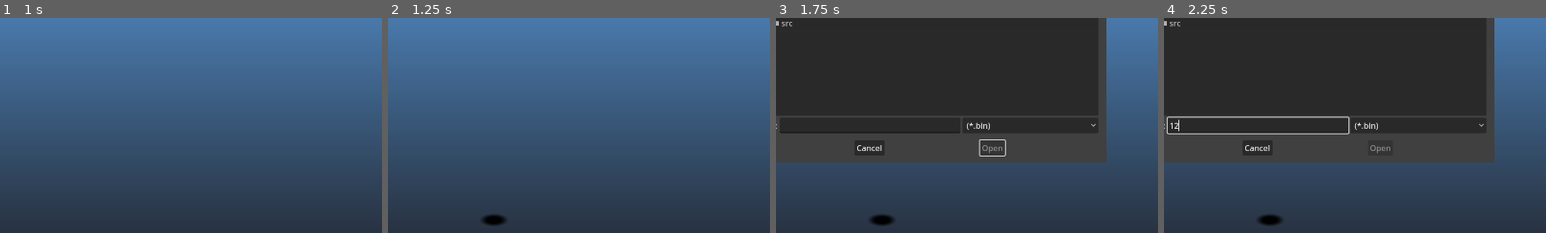
Above: before the commit, frames 1-4 (left to right).
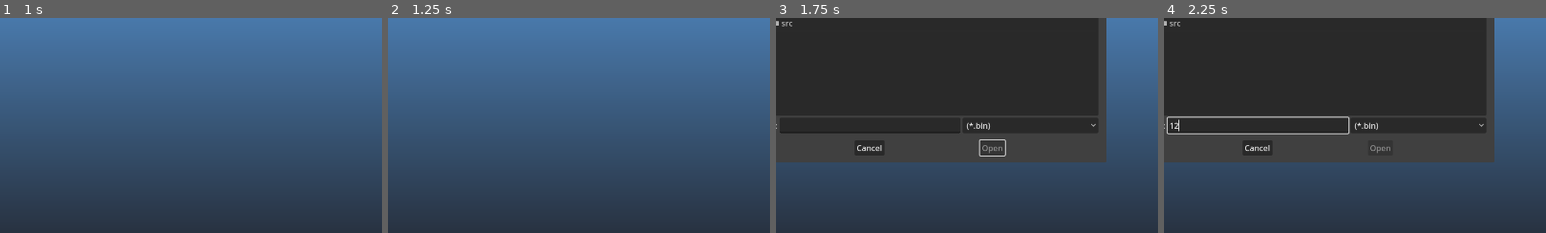
Above: after the commit, the same moments.

Repository: mrgudenheim/TacticsEngineG
Game: Godot game, scene res://src/Map/map_viewer.tscn
The game is run twice, just before and just after one commit, with the same random seed, the same clock (stepped at 60 frames per second) and the same inputs.
Inputs (mouse positions are % of the whole screen's width and height, from its top left):
- Up to frame 1 (1 s): tap Enter (ui_accept) at 0.5, 0.77 s; move the mouse to (72, 45) at 0.52 s; hold D from 0.53 s (still down); tap Down (camera_down) at 0.6 s; click (72, 45) at 0.67 s
- Up to frame 2 (1.25 s): keep holding D
- Up to frame 3 (1.75 s): release D at 1.25 s; click "Load ROM" at 1.25 s
- Up to frame 4 (2.25 s): click (48, 65) at 2.02 s; type "12" at 2.1 s
The pictures show only the part of the screen within x 36-86%, y 40-90%; the shares and areas given below are measured in that part.

Frame 1 is identical in both runs. In frame 2, 0.3% of the frame differs, in the area x 24-31%, y 91-97%; in frame 3, 0.3%; in frame 4, 0.3%.
Error before the commit: Invalid access to property or key 'velocity_set' on a base object of type 'Nil'. (res://src/Unit/unit.gd:119)
Error after the commit: Invalid access to property or key 'char_body' on a base object of type 'Nil'. (res://src/Unit/character_controller_realtime.gd:88)

Commit message:
refactor to allow instantiating units

Diff:
--- a/src/Map/map_viewer.gd
+++ b/src/Map/map_viewer.gd
@@ -129,12 +129,17 @@
 
 	push_warning(middle_position)
 
+	# add player unit
 	var new_unit: UnitData = unit_tscn.instantiate()
 	add_child(new_unit)
 	new_unit.initialize_unit()
 	new_unit.char_body.global_position = middle_position + Vector3(-0.5, 0, 0)
 	new_unit.char_body.global_position = Vector3(5.5, 15, -5.5)
 	controller.unit = new_unit
+	controller.velocity_set.connect(controller.unit.update_unit_facing)
+	#controller.camera_facing_changed.connect(controller.unit.update_animation_facing) # handled in controller with a call_group command
+
+	phantom_camera.follow_target = new_unit.char_body
 
 	hide_debug_ui()
 
--- a/src/Map/map_viewer.tscn
+++ b/src/Map/map_viewer.tscn
@@ -166,8 +166,6 @@
 script = ExtResource("8_ncvx1")
 phantom_camera = NodePath("../PhantomCamera3D")
 
-[node name="Unit" parent="." instance=ExtResource("8_pysrt")]
-
 [node name="SpriteViewer" type="Sprite3D" parent="."]
 transform = Transform3D(1, 0, 0, 0, 0.707107, 0.707107, 0, -0.707107, 0.707107, 0, 5, 0)
 visible = false
--- a/src/Unit/character_controller_realtime.gd
+++ b/src/Unit/character_controller_realtime.gd
@@ -30,10 +30,13 @@
 var unit: UnitData
 
 @export var phantom_camera: PhantomCamera3D
-var camera_facing: Directions = Directions.NORTHWEST
+static var camera_facing: Directions = Directions.NORTHWEST
 
 
 func _physics_process(delta: float) -> void:
+	if not is_instance_valid(unit):
+		return
+
 	# Add the gravity.
 	if not unit.char_body.is_on_floor():
 		unit.char_body.velocity += unit.char_body.get_gravity() * delta
@@ -132,3 +135,4 @@
 	if new_camera_facing != camera_facing:
 		camera_facing = new_camera_facing
 		camera_facing_changed.emit()
+		get_tree().call_group("Units", "update_animation_facing", CameraFacingVectors[camera_facing])
--- a/src/Unit/unit.gd
+++ b/src/Unit/unit.gd
@@ -7,8 +7,8 @@
 signal ability_assigned(id: int)
 signal ability_completed()
 signal primary_weapon_assigned(idx: int)
-
-@export var controller: UnitControllerRT
+signal image_changed(new_image: ImageTexture)
+
 @export var char_body: CharacterBody3D
 @export var animation_manager: UnitAnimationManager
 @export var debug_menu: UnitDebugMenu
@@ -116,15 +116,17 @@
 
 
 func _ready() -> void:
-	controller.velocity_set.connect(update_unit_facing)
-	controller.camera_facing_changed.connect(update_animation_facing)
-	RomReader.rom_loaded.connect(initialize_unit)
+	if not RomReader.is_ready:
+		RomReader.rom_loaded.connect(initialize_unit)
 
 	add_to_group("Units")
 
 
 func initialize_unit() -> void:
 	debug_menu.populate_options()
+
+	debug_menu.sprite_options.select(RomReader.file_records["RAMUZA.SPR"].type_index)
+	debug_menu.sprite_options.item_selected.emit(debug_menu.sprite_options.selected)
 	debug_menu.anim_id_spin.value = idle_animation_id
 
 	# 1 cure
@@ -138,17 +140,17 @@
 	if not RomReader.is_ready:
 		return
 
-	if controller.velocity.y != 0 and is_in_air == false:
+	if char_body.velocity.y != 0 and is_in_air == false:
 		is_in_air = true
 
 		var mid_jump_animation: int = 62 # front facing mid jump animation
 		if animation_manager.is_back_facing:
 			mid_jump_animation += 1
 		debug_menu.anim_id_spin.value = mid_jump_animation
-	elif controller.velocity.y == 0 and is_in_air == true:
+	elif char_body.velocity.y == 0 and is_in_air == true:
 		is_in_air = false
 
-		var idle_animation: int = 6 # front facing mid jump animation
+		var idle_animation: int = 6 # front facing idle walk animation
 		if animation_manager.is_back_facing:
 			idle_animation += 1
 		debug_menu.anim_id_spin.value = idle_animation
@@ -207,19 +209,19 @@
 
 	if new_facing != facing:
 		facing = new_facing
-		update_animation_facing()
-
-
-func update_animation_facing() -> void:
-	var unt_facing_vector: Vector3 = FacingVectors[facing]
-	var camera_facing_vector: Vector3 = controller.CameraFacingVectors[controller.camera_facing]
+		update_animation_facing(UnitControllerRT.CameraFacingVectors[UnitControllerRT.camera_facing])
+
+
+func update_animation_facing(camera_facing_vector: Vector3) -> void:
+	var unit_facing_vector: Vector3 = FacingVectors[facing]
+	#var camera_facing_vector: Vector3 = UnitControllerRT.CameraFacingVectors[controller.camera_facing]
 	#var facing_difference: Vector3 = camera_facing_vector - unt_facing_vectorwad
 
-	var unit_facing_angle = fposmod(rad_to_deg(atan2(unt_facing_vector.z, unt_facing_vector.x)), 360)
+	var unit_facing_angle = fposmod(rad_to_deg(atan2(unit_facing_vector.z, unit_facing_vector.x)), 360)
 	var camera_facing_angle = fposmod(rad_to_deg(atan2(-camera_facing_vector.z, -camera_facing_vector.x)), 360)
 	var facing_difference_angle = fposmod(camera_facing_angle - unit_facing_angle, 360)
 
-	#push_warning("Difference: " + str(facing_difference) + ", UnitFacing: " + str(unt_facing_vector) + ", CameraFacing: " + str(camera_facing_vector))
+	#push_warning("Difference: " + str(facing_difference) + ", UnitFacing: " + str(unit_facing_vector) + ", CameraFacing: " + str(camera_facing_vector))
 	push_warning("Difference: " + str(facing_difference_angle) + ", UnitFacing: " + str(unit_facing_angle) + ", CameraFacing: " + str(camera_facing_angle))
 	#push_warning(rad_to_deg(atan2(facing_difference.z, facing_difference.x)))
 
@@ -267,7 +269,8 @@
 	if not ability_data.vfx_data.is_initialized:
 		ability_data.vfx_data.init_from_file()
 
-	debug_menu.sprite_viewer.texture = ImageTexture.create_from_image(ability_data.vfx_data.vfx_spr.spritesheet)
+	image_changed.emit(ImageTexture.create_from_image(ability_data.vfx_data.vfx_spr.spritesheet))
+	#debug_menu.sprite_viewer.texture = ImageTexture.create_from_image(ability_data.vfx_data.vfx_spr.spritesheet)
 	ability_assigned.emit(new_ability_id)
 
 func set_primary_weapon(new_weapon_id: int) -> void:
--- a/src/Unit/unit.tscn
+++ b/src/Unit/unit.tscn
@@ -29,9 +29,8 @@
 fill_to = Vector2(1, 0.5)
 metadata/_snap_enabled = true
 
-[node name="Unit" type="Node3D" node_paths=PackedStringArray("controller", "char_body", "animation_manager", "debug_menu")]
+[node name="Unit" type="Node3D" node_paths=PackedStringArray("char_body", "animation_manager", "debug_menu")]
 script = ExtResource("1_lcmw7")
-controller = NodePath("CharacterBody3D")
 char_body = NodePath("CharacterBody3D")
 animation_manager = NodePath("CharacterBody3D/UnitAnimationManager")
 debug_menu = NodePath("CharacterBody3D/UnitDebugMenu")
@@ -65,18 +64,19 @@
 unit_data = NodePath("../..")
 unit_sprites_manager = NodePath("UnitSpritesManager")
 layer_priority_table_filepath = "res://src/fftae/layer_priority_table.txt"
-weapon_table_filepath = "res://src/fftae/weapons.txt"
 item_list_filepath = "res://src/fftae/item_list.txt"
 
 [node name="UnitSpritesManager" parent="CharacterBody3D/UnitAnimationManager" instance=ExtResource("4_h8uk5")]
 
-[node name="UnitDebugMenu" type="Control" parent="CharacterBody3D" node_paths=PackedStringArray("animation_manager", "sprite_options", "anim_id_spin", "weapon_options", "item_options", "other_type_options", "ability_id_spin", "ability_name_line")]
+[node name="UnitDebugMenu" type="Control" parent="CharacterBody3D" node_paths=PackedStringArray("unit", "unit_char_body", "animation_manager", "sprite_options", "anim_id_spin", "weapon_options", "item_options", "other_type_options", "ability_id_spin", "ability_name_line")]
 visible = false
 layout_mode = 3
 anchors_preset = 0
 offset_right = 40.0
 offset_bottom = 40.0
 script = ExtResource("5_aqiwa")
+unit = NodePath("../..")
+unit_char_body = NodePath("..")
 animation_manager = NodePath("../UnitAnimationManager")
 sprite_options = NodePath("PanelContainer/MarginContainer/VBoxContainer/GridContainer/SprOptionButton")
 anim_id_spin = NodePath("PanelContainer/MarginContainer/VBoxContainer/GridContainer/AnimPtrIdSpinBox")
--- a/src/Unit/unit_debug_menu.gd
+++ b/src/Unit/unit_debug_menu.gd
@@ -1,8 +1,10 @@
 class_name UnitDebugMenu
 extends Control
 
-var unit: UnitData
-var unit_controller: UnitControllerRT
+signal spritesheet_changed(new_image: ImageTexture)
+
+@export var unit: UnitData
+@export var unit_char_body: CharacterBody3D
 @export var animation_manager: UnitAnimationManager
 
 @export var sprite_options: OptionButton
@@ -15,14 +17,10 @@
 @export var ability_id_spin: SpinBox
 @export var ability_name_line: LineEdit
 
-@export var sprite_viewer: Sprite3D
+#@export var sprite_viewer: Sprite3D
 
 
 func _ready() -> void:
-	unit_controller = get_parent() as UnitControllerRT
-	unit = get_parent().get_parent() as UnitData
-
-	RomReader.rom_loaded.connect(populate_sprite_options)
 	sprite_options.item_selected.connect(_on_sprite_option_selected)
 	anim_id_spin.value_changed.connect(_on_anim_id_spin_value_changed)
 	weapon_options.item_selected.connect(func(idx) -> void:
@@ -37,13 +35,11 @@
 	unit.primary_weapon_assigned.connect(func(id): weapon_options.select(id))
 
 func _process(delta: float) -> void:
-	position = MapViewer.main_camera.unproject_position(unit_controller.position) + Vector2(50, -50)
+	position = MapViewer.main_camera.unproject_position(unit_char_body.position) + Vector2(50, -50)
 
 
 func populate_options() -> void:
 	weapon_options.clear()
-	#for weapon_index: int in UnitAnimationManager.weapon_table.size():
-		#weapon_options.add_item(str(UnitAnimationManager.weapon_table[weapon_index][0]))
 	for weapon_index: int in RomReader.NUM_WEAPONS:
 		weapon_options.add_item(str(weapon_index) + " - " + RomReader.items[weapon_index].name + " (" + RomReader.fft_text.equipment_types[RomReader.items[weapon_index].item_type] + ")")
 
@@ -53,14 +49,15 @@
 			break
 		item_options.add_item(str(UnitAnimationManager.item_list[item_list_index][1]))
 
+	sprite_options.clear()
+	for spr: Spr in RomReader.sprs:
+		sprite_options.add_item(spr.file_name)
+
 
 func populate_sprite_options() -> void:
 	sprite_options.clear()
 	for spr: Spr in RomReader.sprs:
 		sprite_options.add_item(spr.file_name)
-
-	sprite_options.select(RomReader.file_records["RAMUZA.SPR"].type_index)
-	sprite_options.item_selected.emit(sprite_options.selected)
 
 
 func enable_ui() -> void:
@@ -105,7 +102,9 @@
 	animation_manager.other_spr = RomReader.sprs[RomReader.file_records["OTHER.SPR"].type_index]
 	animation_manager.other_shp = RomReader.shps[RomReader.file_records["OTHER.SHP"].type_index]
 
-	sprite_viewer.texture = ImageTexture.create_from_image(spr.spritesheet)
+	spritesheet_changed.emit(ImageTexture.create_from_image(spr.spritesheet)) # TODO hook up to sprite for debug purposes
+
+	#sprite_viewer.texture = ImageTexture.create_from_image(spr.spritesheet)
 
 
 func _on_anim_id_spin_value_changed(value: int) -> void:
